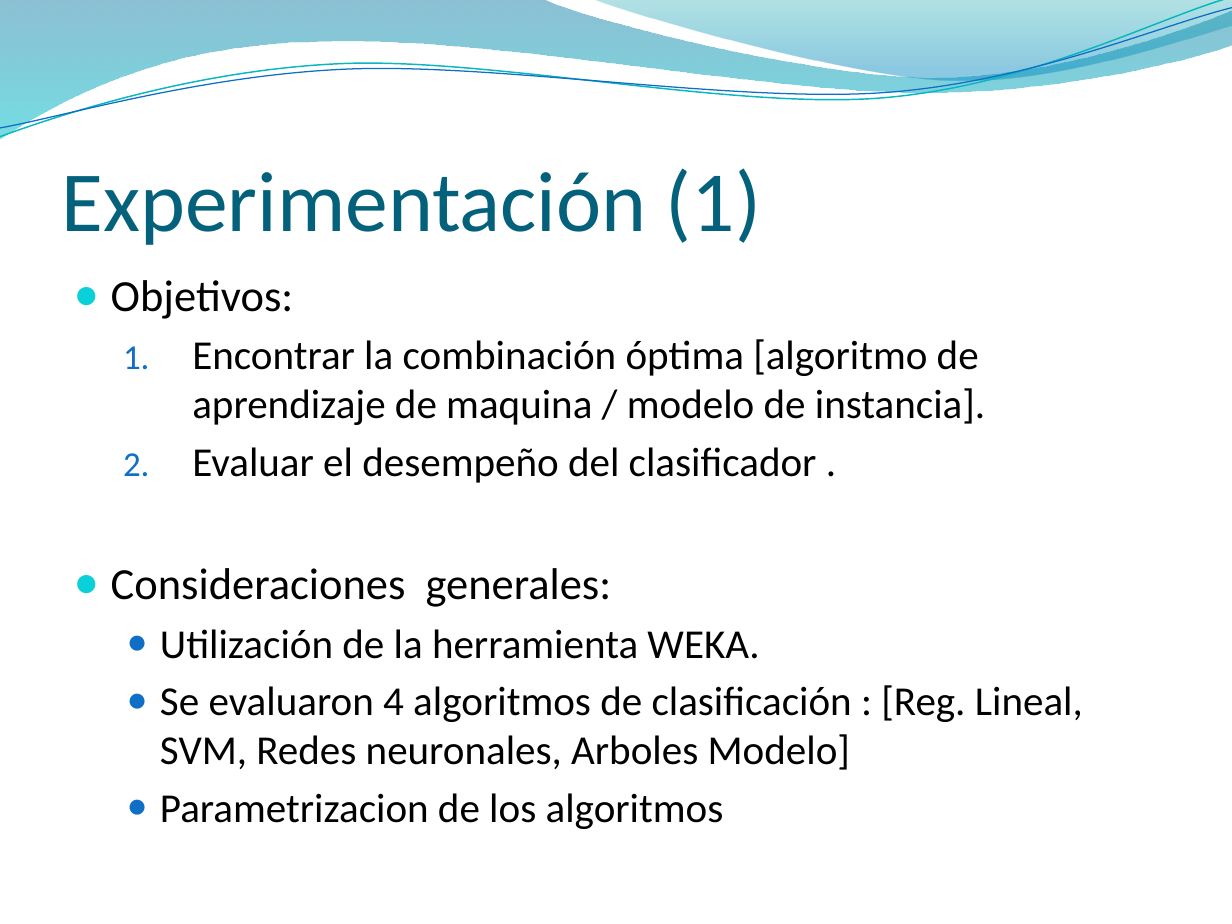
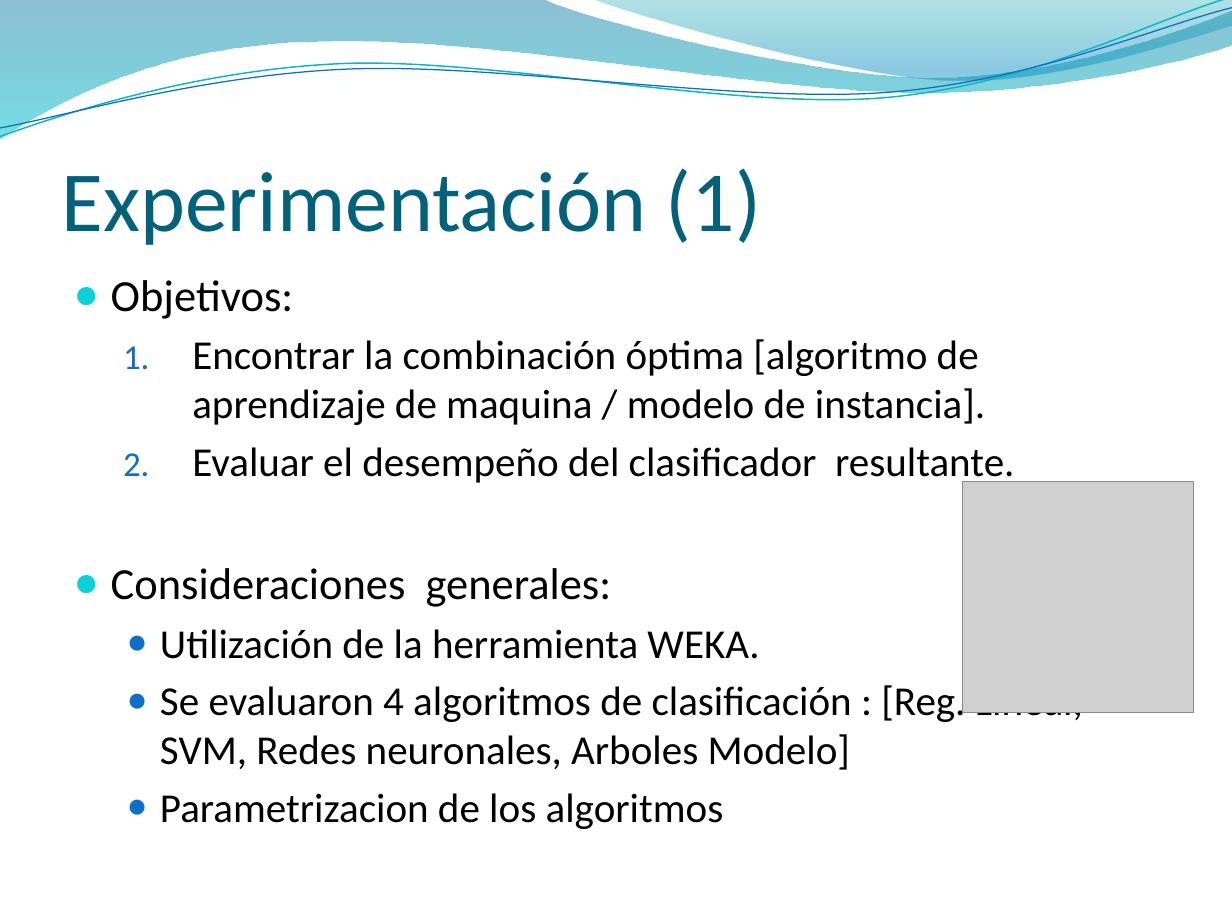
Before and after one commit to jaffadog/neuralito, a slide deck: slide 4 of neuralito/ArfGen/docs/Entregas/Informe Final/presentacion/maxi.pptx. Drawn at 1232x924 pixels with LibreOffice and Linux fonts; fonts in the diff are those of the drawing; grey boxes stand for pictures; background and template pictures are left out. Boxes give left, top, right and bottom in pixels: in the first picture for what was removed or moved away, otherwise in the second. Text is boxed around its words. In the diff, an @@ line names an element or a change of style, - is before the commit and + after.

```diff
--- a/neuralito/ArfGen/docs/Entregas/Informe Final/presentacion/maxi.pptx
+++ b/neuralito/ArfGen/docs/Entregas/Informe Final/presentacion/maxi.pptx
@@ text at (x1=192, y1=447, x2=1014, y2=486): text changed @@
-  2. Evaluar el desempeño del clasificador .
+  2. Evaluar el desempeño del clasificador resultante.
@@ picture added at (x1=962, y1=482, x2=1194, y2=713) @@
```
Also in this commit, not shown: 20 other slides changed, 2 slides added.
